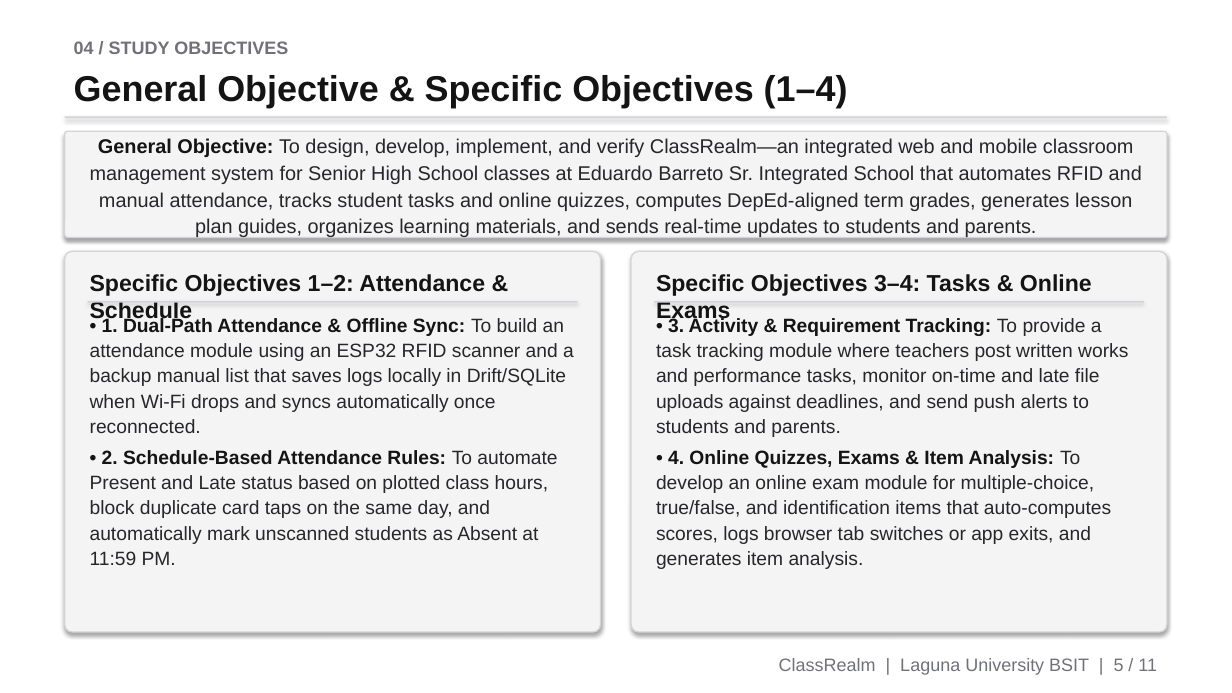
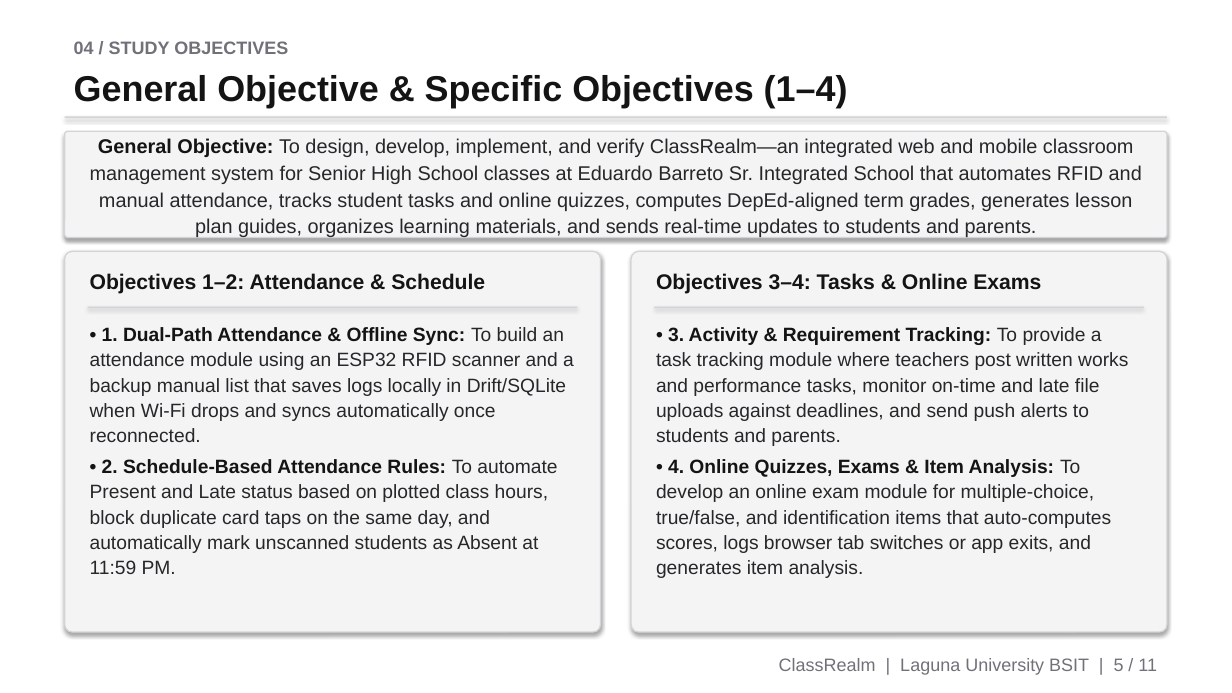
Before and after one commit to ljcalica071-cmd/class_realm01, a slide deck: slide 5 of ClassRealm_Final_Defense_Presentation.pptx. Drawn at 1232x693 pixels with LibreOffice and Linux fonts; fonts in the diff are those of the drawing. Boxes give left, top, right and bottom in pixels: in the first picture for what was removed or moved away, otherwise in the second. Text is boxed around its words. In the diff, an @@ line names an element or a change of style, - is before the commit and + after.

Commit message:
feat: attendance roster lazy loading, validator & auth enhancements, parent/student UI polish, final capstone docs, and update web build

```diff
--- a/ClassRealm_Final_Defense_Presentation.pptx
+++ b/ClassRealm_Final_Defense_Presentation.pptx
@@ text at (90, 273, 485, 294): text changed; size 18 to 16.5 pt @@
-Specific Objectives 1–2: Attendance & Schedule
+Objectives 1–2: Attendance & Schedule
@@ text at (656, 273, 1041, 294): text changed; size 18 to 16.5 pt @@
-Specific Objectives 3–4: Tasks & Online Exams
+Objectives 3–4: Tasks & Online Exams
@@ text "• 1. Dual-Path Attendance & ..." rewrapped from (90, 317, 574, 433) to (90, 327, 574, 574) @@
@@ rectangle: place and size @@
-rectangle at (88, 301, 578, 302)
+rectangle at (88, 307, 578, 308)
@@ text "• 3. Activity & Requirement ..." rewrapped from (656, 317, 1128, 437) to (656, 327, 1128, 578) @@
@@ rectangle: place and size @@
-rectangle at (654, 301, 1144, 302)
+rectangle at (654, 307, 1144, 308)
```
Also in this commit, not shown: 8 other slides changed, 31 other files.
